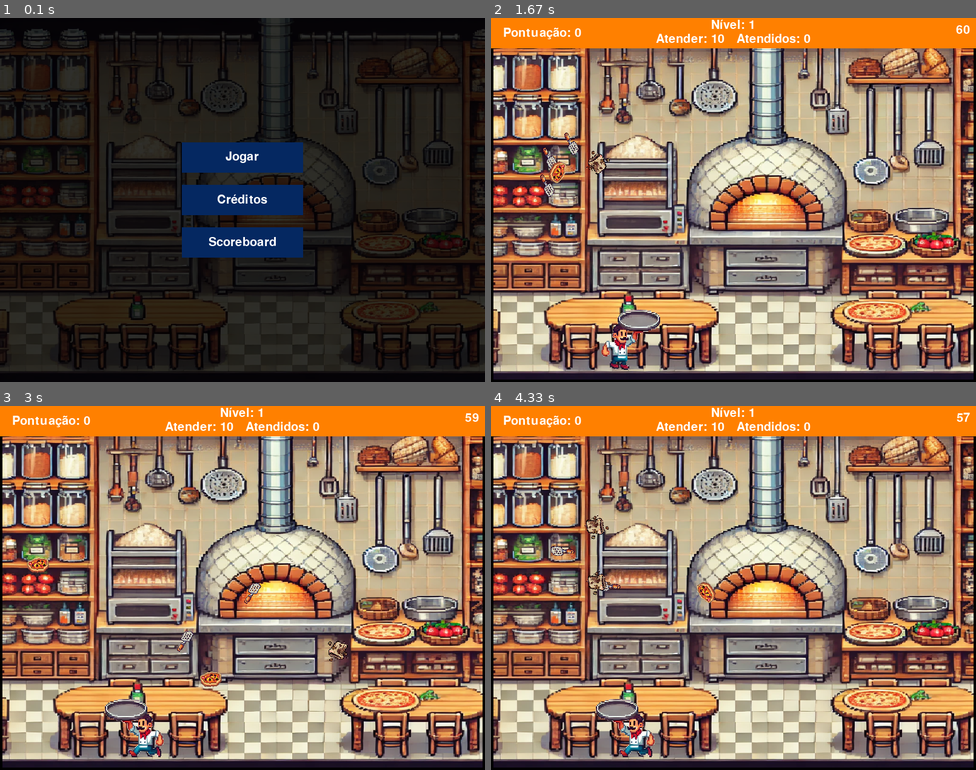
Above: before the commit, frames 1-4 (two rows, left to right).
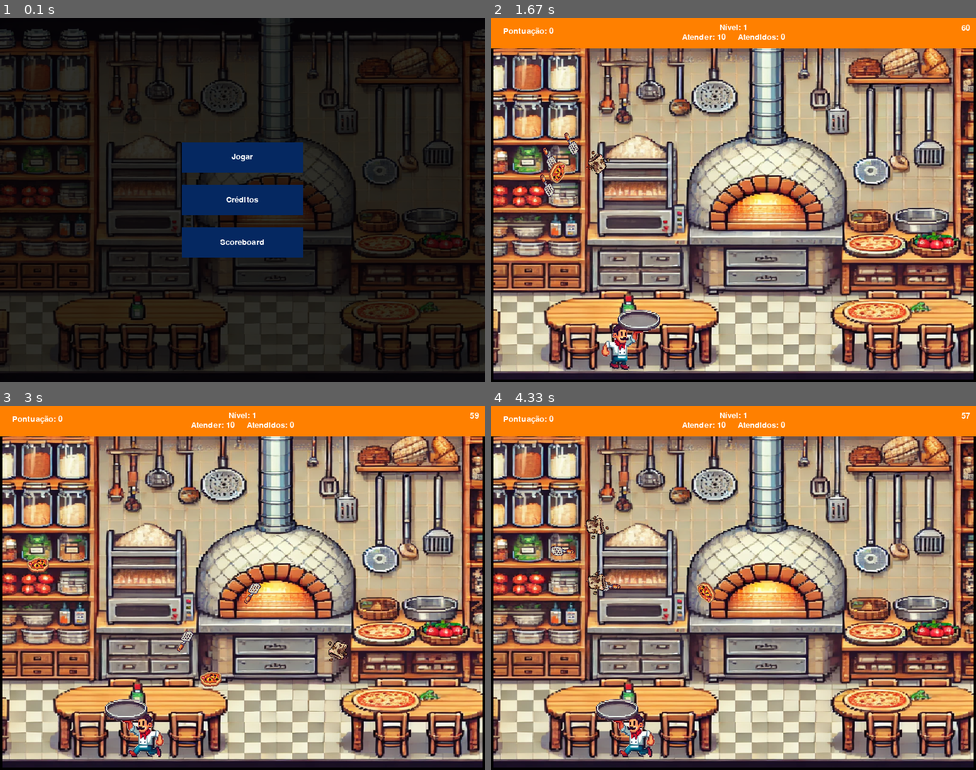
Above: after the commit, the same moments.

Repository: WesleyGCO/Pizza-Panic
Game: pygame game, started from src/main.py
Two runs of this game, one before a commit and one after it. Both use one fixed random seed, a clock stepped at 60 frames per second and the inputs below.
Inputs (mouse positions are in pixels of both pictures, inside the frame that each line leads up to):
- Up to frame 1 (0.1 s): no input
- Up to frame 2 (1.67 s): click "Créditos" at 0.38 s; click (733, 352) at 0.72 s, where only the run after the commit has a clickable "Voltar"; click "Jogar" at 1.05 s; hold Right from 1.33 s (still down); move the mouse to (733, 221) at 1.37 s
- Up to frame 3 (3 s): release Right at 1.8 s; hold Right 1.83-2.3 s; hold Left 2.33-2.87 s; hold Left from 2.9 s (still down)
- Up to frame 4 (4.33 s): release Left at 3.3 s; hold Right 3.33-3.97 s; hold Left from 4 s (still down)

The runs differ from the first frame. In frame 1, 0.4% of the frame differs, in the area x 43-57%, y 36-63%; in frame 2, 0.8%, in the area x 2-99%, y 0-7%; in frame 3, 0.8%; in frame 4, 0.8%.

Commit message:
Criado menu para créditos; Adicionado novas fontes para o jogo

Diff:
--- a/src/adapters/primary/pygame_output_adapter.py
+++ b/src/adapters/primary/pygame_output_adapter.py
@@ -107,7 +107,10 @@
 
 #region Textos e fonte
 
-fonte_padrao = pygame.font.Font(None, 30)
+fonte_padrao = pygame.font.Font(".\\adapters\\primary\\fontes\\AHintofSass.ttf", 20)
+
+def criar_fonte(fonte, tamanho):
+    return pygame.font.Font(fonte, tamanho)
 
 def renderizar_texto(texto, cor = (255, 255, 255), fonte = fonte_padrao):
     return fonte.render(texto, True, cor)
--- a/src/adapters/primary/ui/menu_creditos_ui.py
+++ b/src/adapters/primary/ui/menu_creditos_ui.py
@@ -1,3 +1,4 @@
+import pygame
 from adapters.primary import pygame_output_adapter, pygame_input_adapter
 
 class MenuCreditosUI:
@@ -29,30 +30,25 @@
         """
         self.tela_largura = tela_largura
         self.tela_altura = tela_altura
+        self.velocidade_rolagem = 0.1
+
         botao_largura = 200
         botao_altura = 50
         espaco_entre_botoes = 20
-
-        # Configuração do botão de voltar
         botao_posicao_x = (tela_largura - botao_largura) // 2
         botao_posicao_y = tela_altura - botao_altura - espaco_entre_botoes
         self.botao_voltar = pygame_output_adapter.criar_retangulo(botao_posicao_x, botao_posicao_y, botao_largura, botao_altura)
 
-        # Cores do botão
         self.cor_botao_hover = (15, 99, 245)
         self.cor_botao_normal = (5, 40, 97)
 
-        # Texto dos créditos
         self.texto_creditos = [
             "Desenvolvedores:",
             "  - Pedro Augusto",
             "  - Wesley Castilho",
-            "Agradecimentos:",
-            "  - Equipe OpenAI",
-            "  - Comunidade Pygame",
-            "  - Professor Eduardo",
-            "  - Professor Helio"
         ]
+
+        self.posicao_y_texto = tela_altura
 
     def renderizar_menu_creditos(self):
         """
@@ -63,15 +59,17 @@
         Returns:
             None
         """
-        # Renderizar fundo e texto dos créditos
-        y_inicial = 100
+
+        pygame_output_adapter.preencher_tela((0, 0, 0))
+
         for i, linha in enumerate(self.texto_creditos):
             texto_renderizado = pygame_output_adapter.renderizar_texto(linha)
             posicao_x_texto = (self.tela_largura - texto_renderizado.get_width()) // 2
-            posicao_y_texto = y_inicial + i * 30  # Espaçamento entre linhas
+            posicao_y_texto = self.posicao_y_texto + i * 30
             pygame_output_adapter.desenhar_superficie(texto_renderizado, (posicao_x_texto, posicao_y_texto))
 
-        # Renderizar botão de voltar
+        self.posicao_y_texto -= self.velocidade_rolagem
+
         self.renderizar_botao(self.botao_voltar, "Voltar")
 
     def renderizar_botao(self, botao, texto):
@@ -82,13 +80,11 @@
             botao (pygame.Rect): Retângulo representando o botão.
             texto (str): Texto a ser exibido no botão.
         """
+
         mouse_pos = pygame_input_adapter.mouse_posicao()
-
-        # Verificar se o mouse está sobre o botão
         cor_atual = self.cor_botao_hover if botao.collidepoint(mouse_pos) else self.cor_botao_normal
         pygame_output_adapter.desenhar_botao_retangulo(cor_atual, botao)
 
-        # Centralizar o texto no botão
         texto_renderizado = pygame_output_adapter.renderizar_texto(texto)
         posicao_x_texto = botao.x + (botao.width - texto_renderizado.get_width()) // 2
         posicao_y_texto = botao.y + (botao.height - texto_renderizado.get_height()) // 2
@@ -104,6 +100,7 @@
         Returns:
             str: Retorna "VOLTAR" se o botão de voltar for clicado, caso contrário, retorna None.
         """
+
         if pygame_input_adapter.clicado(evento) and self.botao_voltar.collidepoint(evento.pos):
             return "VOLTAR"
         return None
--- a/src/adapters/primary/use_cases/gerenciar_menus.py
+++ b/src/adapters/primary/use_cases/gerenciar_menus.py
@@ -1,37 +1,42 @@
 from adapters.primary import pygame_input_adapter, pygame_output_adapter
+from adapters.primary.ui.menu_creditos_ui import MenuCreditosUI
 from adapters.primary.ui.menu_perdeu_ui import MenuPerdeuUI
 from adapters.primary.use_cases import gerenciar_fase
 
 def rodar_menu_inicial(menu_inicial):
-        rodando_menu = True
-
-        while rodando_menu:
-            for evento in pygame_input_adapter.capturar_eventos():
-                if (evento.type == pygame_input_adapter.eh_sair(evento)):
-                    pygame_output_adapter.sair()
-                    quit()
-
-                resultado = menu_inicial.lidar_entrada_menu_inicial(evento)
-                if (resultado == "JOGAR"):
-                    rodando_menu = False
-                    return True
-
-            menu_inicial.renderizar_menu_inicial()
-            pygame_output_adapter.atualizacao_tela()
-
-def rodar_menu_credito(menu_credito):
-    rodando_credito = True
-
-    while rodando_credito:
+    rodando_menu = True
+    while rodando_menu:
         for evento in pygame_input_adapter.capturar_eventos():
-            if (evento.type == pygame_input_adapter.eh_sair(evento)):
+            if evento.type == pygame_input_adapter.eh_sair(evento):
                 pygame_output_adapter.sair()
                 quit()
 
-            resultado = menu_credito.lidar_entrada_menu_creditos(evento)
-            if (resultado == "Voltar"):
-                rodando_credito = False
+            resultado = menu_inicial.lidar_entrada_menu_inicial(evento)
+            if resultado == "JOGAR":
+                rodando_menu = False
                 return True
+            elif resultado == "Créditos":
+                pygame_output_adapter.preencher_tela((0, 0, 0))
+                rodar_menu_creditos(MenuCreditosUI(menu_inicial.tela_largura, menu_inicial.tela_altura))
+
+        menu_inicial.renderizar_menu_inicial()
+        pygame_output_adapter.atualizacao_tela()
+
+def rodar_menu_creditos(menu_creditos):
+    rodando_menu_creditos = True
+    while rodando_menu_creditos:
+        for evento in pygame_input_adapter.capturar_eventos():
+            if evento.type == pygame_input_adapter.eh_sair(evento):
+                pygame_output_adapter.sair()
+                quit()
+
+            resultado = menu_creditos.lidar_entrada_menu_creditos(evento)
+            if resultado == "VOLTAR":
+                rodando_menu_creditos = False
+
+        menu_creditos.renderizar_menu_creditos()
+        pygame_output_adapter.atualizacao_tela()
+
 
 def rodar_menu_fase(menu_fase, jogo_model, numero_fase):
     rodando_menu_fase = True
Binary file added: src/adapters/primary/fontes/I AM A PLAYER.ttf
